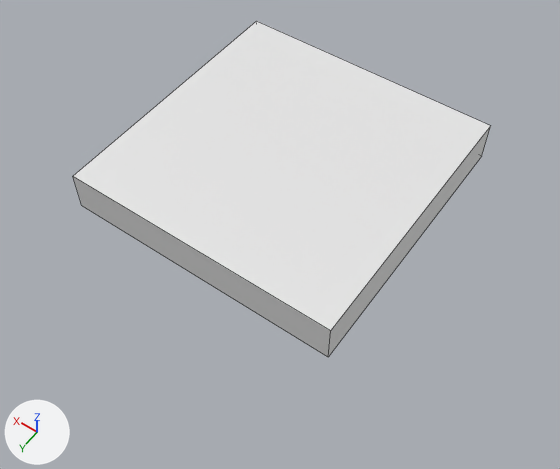
An edit to the FBX model Assets/3D Models/Environment/mdl_button_00.fbx, drawn before and after from the same camera.
The view is the same before and after, from a 50 mm lens placed at (-2.08, 2.99, 4.04), pointed at (-0.14, 0.28, -0.22). Every picture has the same lights, and +X, +Y and +Z are marked at lower left. Mesh edges are drawn as thin lines. Materials are left out; every surface is plain grey. Where no turn or scale is listed for an object, it has been applied to the vertices.

Objects in the first picture: 'mdl_button_00'.
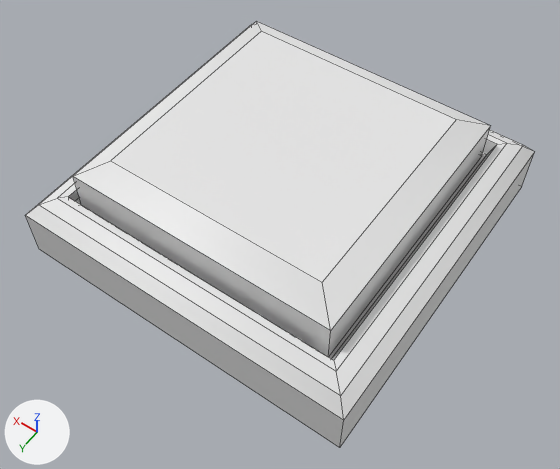
The newer file is also turned or shifted as a whole; pictures and numbers use the older file's frame.

Boxes (x1, y1, x2, y2) around the edits, measured in the pictures (560 x 469 px):
'mdl_button_00.001', added: after (26, 24, 534, 448)
part 1 of me_mesh, built on: (73, 21, 490, 331) in both

The change, as a list of edits to the scene's bpy script:
```text
Change me_mesh:
    where me_mesh.from_pydata(...)  # 8 vertices, 6 faces; spans x -1.0..1.0, y -1.0..1.0, z 0.0..0.3
    used by ob_mdl_button_00; location = (0.0, 0.0, 0.0)
    verts and faces of me_mesh; kept vertices keep their numbers, new ones are numbered from 8
    before: 0 (-1.0, -1.0, 0.0) at pixel (481, 156), 1 (1.0, -1.0, 0.0), 2 (-1.0, 1.0, 0.0) at pixel (328, 357), 3 (1.0, 1.0, 0.0) at pixel (81, 205), 4 (-1.0, -1.0, 0.3) at pixel (490, 125)
    before: 5 (1.0, -1.0, 0.3) at pixel (256, 21), 6 (-1.0, 1.0, 0.3) at pixel (330, 330), 7 (1.0, 1.0, 0.3) at pixel (72, 176)
    me_mesh part 1
    add delete_faces([(0, 2, 3, 1), (4, 5, 7, 6)])
    add verts[8] = (-0.81, -0.81, 0.4)  # pixel (456, 119)
    add verts[9] = (0.81, -0.81, 0.4)  # pixel (261, 31)
    add verts[10] = (0.81, 0.81, 0.4)  # pixel (110, 160)
    add verts[11] = (-0.81, 0.81, 0.4)  # pixel (322, 282)
    add faces += [(5, 7, 10, 9), (8, 9, 10, 11), (6, 11, 10, 7), (4, 5, 9, 8), (4, 8, 11, 6)]
Add me_mesh_015:
    me_mesh_015.from_pydata(...)  # 28 vertices, 24 faces; spans x -1.29..1.26, y -1.27..1.28, z -0.02..0.49
Add ob_mdl_button_00_001:
    ob_mdl_button_00_001 = bpy.data.objects.new('mdl_button_00.001', me_mesh_015)
    ob_mdl_button_00_001.location = (0.0, 0.0, -0.371)
```
